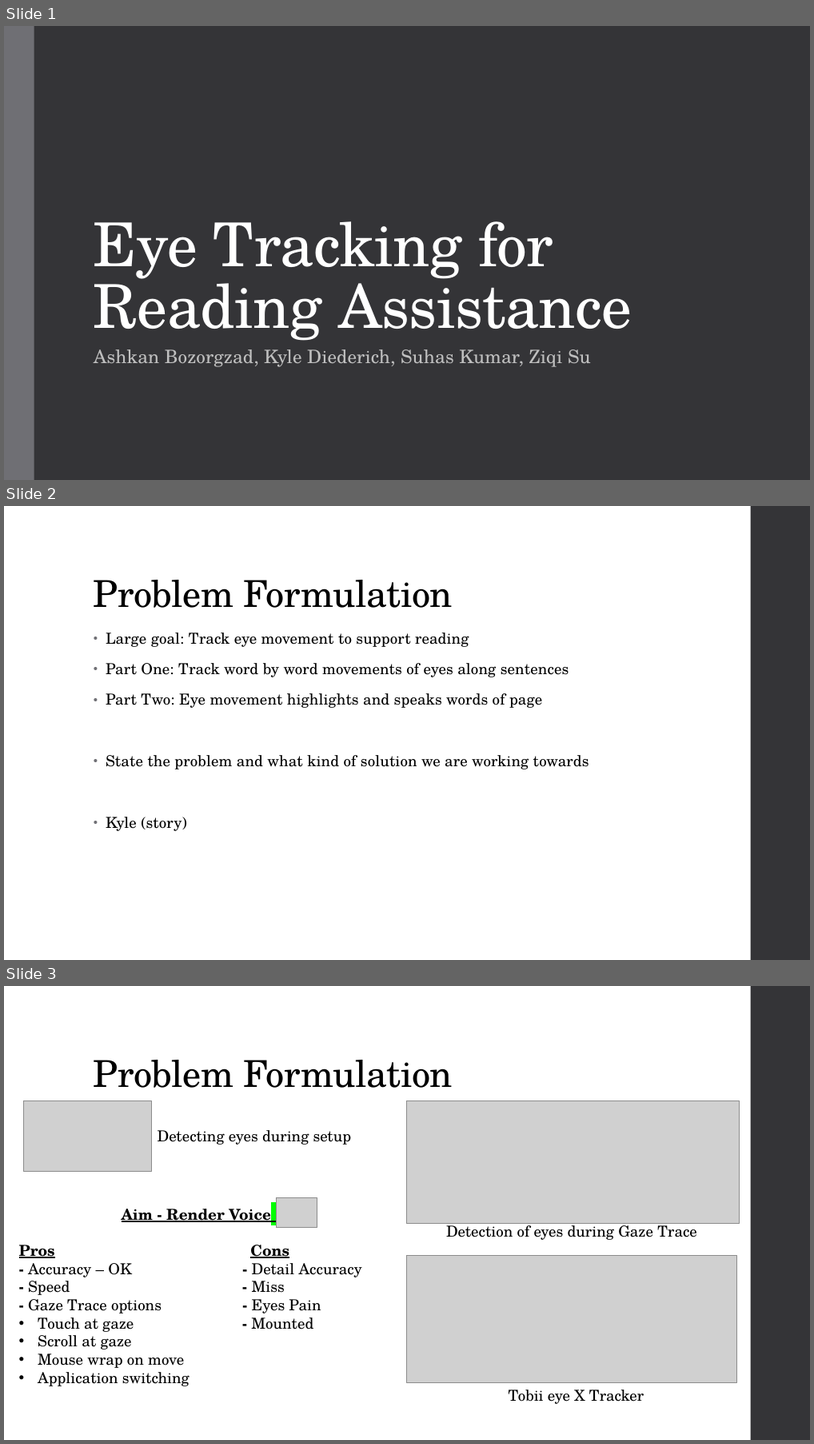
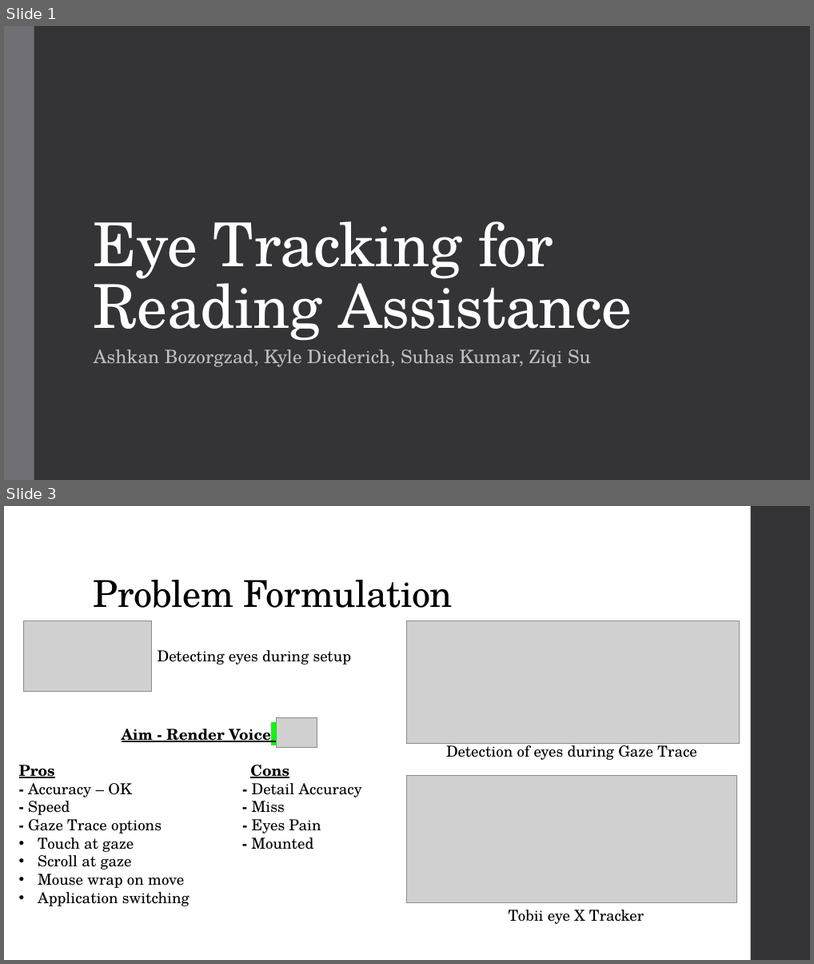
Before and after one commit to diederichk/StepCounter, a slide deck: ProposalPresentation/Proposal.pptx. Shown one above the other, each under a label of ours: slides 1, 2 and 3 before the commit, slides 1 and 3 after it; the slides between them are not shown. The pictures are 814x1444 and 814x964 pixels, drawn with LibreOffice and Linux fonts; fonts in the diff are those of the drawing; grey boxes stand for pictures. Boxes give left, top, right and bottom in pixels: in the first picture for what was removed or moved away, otherwise in the second. Text is boxed around its words. In the diff, an @@ line names an element or a change of style, - is before the commit and + after.

Commit message:
Final Presentation Updates

```diff
--- a/ProposalPresentation/Proposal.pptx
+++ b/ProposalPresentation/Proposal.pptx
@@ slide 2 removed at box(4, 506, 810, 960), background #FFFFFF; not listed: 1 template element that a slide beside it also shows @@
@@ title removed at box(94, 580, 453, 608) @@
-Problem Formulation
@@ text removed at box(106, 632, 590, 831) @@
-• Large goal: Track eye movement to support reading
-• Part One: Track word by word movements of eyes along sentences
-• Part Two: Eye movement highlights and speaks words of page
-• State the problem and what kind of solution we are working towards
-• Kyle (story)
```
Also in this commit, not shown: 1 slide added, 1 other file.
